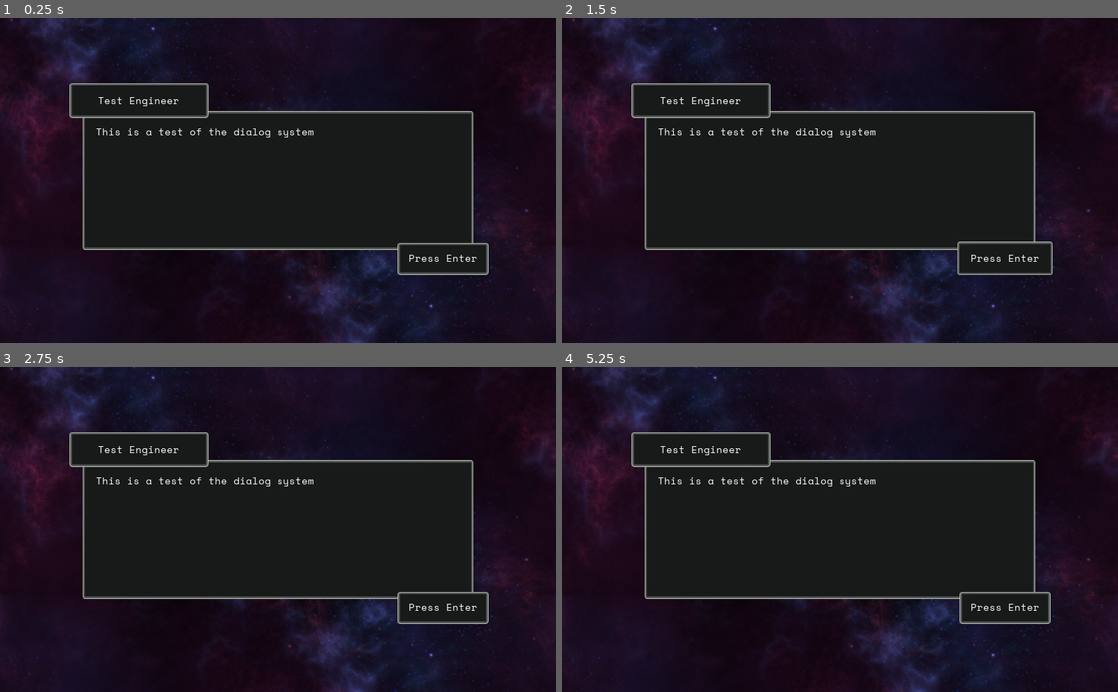
Above: before the commit, frames 1-4 (two rows, left to right).
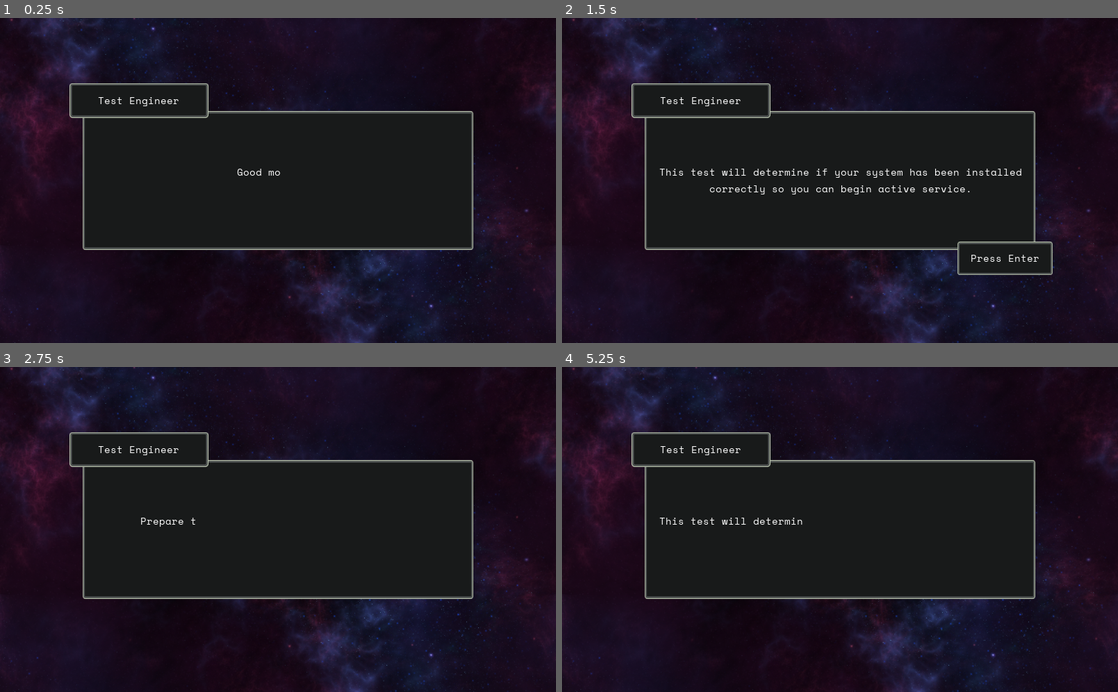
Above: after the commit, the same moments.

Repository: maximinus/scheme7
Game: Godot game, scene res://scenes/Interface/Dialog/Dialog.tscn
The game is run twice, just before and just after one commit, with the same random seed, the same clock (stepped at 60 frames per second) and the same inputs. This scene is started directly instead of the project's main scene. Sound files missing from this copy of the repository are replaced by a short silence.
Inputs:
- Up to frame 1 (0.25 s): no input
- Up to frame 2 (1.5 s): tap Enter (Enter, bound only after the commit) at 0.5, 0.6, 1.25 s; hold D (RightTurn) 0.53-1.28 s; hold M (download) from 1.28 s (still down); tap Space (FireLaser) at 1.35 s
- Up to frame 3 (2.75 s): tap Enter (Enter, bound only after the commit) at 1.55, 2, 2.3 s; release M (download) at 2.03 s; hold D (RightTurn) from 2.03 s (still down); tap K (FullBeam) at 2.1 s
- Up to frame 4 (5.25 s): tap Enter (Enter, bound only after the commit) at 2.75, 3.05, 3.5, 3.6, 4.25, 4.35 s; release D (RightTurn) at 2.78 s; hold W (Thrust) 2.78-3.53 s; tap L (Lights) at 2.85 s; hold A (LeftTurn) 3.53-5.03 s; hold M (download) from 5.03 s (still down); tap Space (FireLaser) at 5.1 s

The runs differ from the first frame. In frame 1, 1.0% of the frame differs, in the area x 17-88%, y 33-80%; in frame 2, 1.0%; in frame 3, 1.1%; in frame 4, 1.2%.

Commit message:
Improved simple dialog system

Diff:
--- /dev/null
+++ b/Scheme7/code/global/dialog.gd
@@ -0,0 +1,24 @@
+extends Node
+
+var text = ['Good morning.\nToday we will be conducting the standard startup test.',
+			'This test will determine if your system has been installed correctly so you can begin active service.',
+			'We begin with testing the simpler controls.\nThe L key will cycle through the lights.',
+			'Prepare to be transferred to the test site. \nRemember to test the lights with the L key.',
+			'Remember, you can only test the lights at this stage.']
+
+class Dialog:
+	var speaker
+	var text
+
+	func _init():
+		pass
+
+func getDialog():
+	# return a chunk of dialog
+	var dialogs = []
+	for i in text:
+		var d = Dialog.new()
+		d.speaker = 'Test Engineer'
+		d.text = i
+		dialogs.append(d)
+	return(dialogs)
--- a/Scheme7/project.godot
+++ b/Scheme7/project.godot
@@ -22,6 +22,7 @@
 [autoload]
 
 Globals="*res://code/global/globals.gd"
+Dialog="*res://code/global/dialog.gd"
 
 [display]
 
@@ -104,6 +105,11 @@
 "events": [ Object(InputEventKey,"resource_local_to_scene":false,"resource_name":"","device":0,"alt":false,"shift":false,"control":false,"meta":false,"command":false,"pressed":false,"scancode":77,"unicode":0,"echo":false,"script":null)
  ]
 }
+Enter={
+"deadzone": 0.5,
+"events": [ Object(InputEventKey,"resource_local_to_scene":false,"resource_name":"","device":0,"alt":false,"shift":false,"control":false,"meta":false,"command":false,"pressed":false,"scancode":16777221,"unicode":0,"echo":false,"script":null)
+ ]
+}
 
 [physics]
 
--- /dev/null
+++ b/Scheme7/scenes/Interface/Dialog/Dialog.gd
@@ -0,0 +1,57 @@
+extends Node
+
+enum Status {DRAWING, WAITING}
+
+# characters per second
+const SPEED = 30.0
+
+var dialogs = []
+var index = 0
+var current_status = Status.DRAWING
+
+func _ready():
+	dialogs = Dialog.getDialog()
+	displayDialog()
+
+func _process(delta):
+	# was the enter key pressed?
+	if Input.is_action_just_released('Enter'):
+		# update status
+		if current_status == Status.DRAWING:
+			# stop tween, show text
+			$Main/Margin/Text/Tween.stop_all()
+			stopAnimation()
+		else:
+			# must be waiting
+			index += 1
+			if index == len(dialogs):
+				closeDialog()
+			displayDialog()
+
+func closeDialog():
+	index = 0
+	displayDialog()
+
+func displayDialog():
+	$Next.hide()
+	var new_dialog = dialogs[index]
+	$Speaker/Margin/Text.text = new_dialog.speaker
+	$Main/Margin/Text.percent_visible = 0.0
+	$Main/Margin/Text.text = new_dialog.text
+	# animate the text appearing
+	current_status = Status.DRAWING
+	var time = len(new_dialog.text) / SPEED
+	$Main/Margin/Text/Tween.interpolate_property($Main/Margin/Text,
+		'percent_visible', 0.0, 1.0, time,
+		Tween.TRANS_LINEAR, Tween.TRANS_LINEAR)
+	$Main/Margin/Text/Tween.start()
+	$TextNoise.play()
+
+func stopAnimation():
+	$TextNoise.stop()
+	$Main/Margin/Text.percent_visible = 1.0
+	$Next.show()
+	current_status = Status.WAITING
+
+func _on_Tween_tween_completed(object, key):
+	stopAnimation()
--- a/Scheme7/scenes/Interface/Dialog/Dialog.tscn
+++ b/Scheme7/scenes/Interface/Dialog/Dialog.tscn
@@ -1,8 +1,10 @@
-[gd_scene load_steps=5 format=2]
+[gd_scene load_steps=7 format=2]
 
 [ext_resource path="res://gfx/interface/9-patch/window.png" type="Texture" id=1]
 [ext_resource path="res://gfx/fonts/SpaceRegular.tres" type="DynamicFont" id=2]
 [ext_resource path="res://gfx/interface/backgrounds/PurpleNebula1.png" type="Texture" id=3]
+[ext_resource path="res://scenes/Interface/Dialog/Dialog.gd" type="Script" id=4]
+[ext_resource path="res://sfx/interface/text_display.wav" type="AudioStream" id=5]
 
 [sub_resource type="Animation" id=1]
 resource_name = "PressEnter"
@@ -35,6 +37,7 @@
 [node name="Dialog" type="Control"]
 anchor_right = 1.0
 anchor_bottom = 1.0
+script = ExtResource( 4 )
 __meta__ = {
 "_edit_use_anchors_": false
 }
@@ -81,6 +84,11 @@
 size_flags_vertical = 3
 custom_fonts/font = ExtResource( 2 )
 text = "This is a test of the dialog system"
+align = 1
+valign = 1
+autowrap = true
+
+[node name="Tween" type="Tween" parent="Main/Margin/Text"]
 
 [node name="Speaker" type="NinePatchRect" parent="."]
 margin_left = 128.0
@@ -119,6 +127,7 @@
 valign = 1
 
 [node name="Next" type="Node2D" parent="."]
+visible = false
 
 [node name="Next" type="NinePatchRect" parent="Next"]
 margin_left = 736.0
@@ -165,3 +174,7 @@
 __meta__ = {
 "_edit_use_anchors_": false
 }
+
+[node name="TextNoise" type="AudioStreamPlayer" parent="."]
+stream = ExtResource( 5 )
+[connection signal="tween_completed" from="Main/Margin/Text/Tween" to="." method="_on_Tween_tween_completed"]
Not shown, added: Scheme7/sfx/interface/text_display.wav.import
Not shown, added: Scheme7/sfx/interface/text_display.wav
Not shown, changed: docs/TODO.txt
